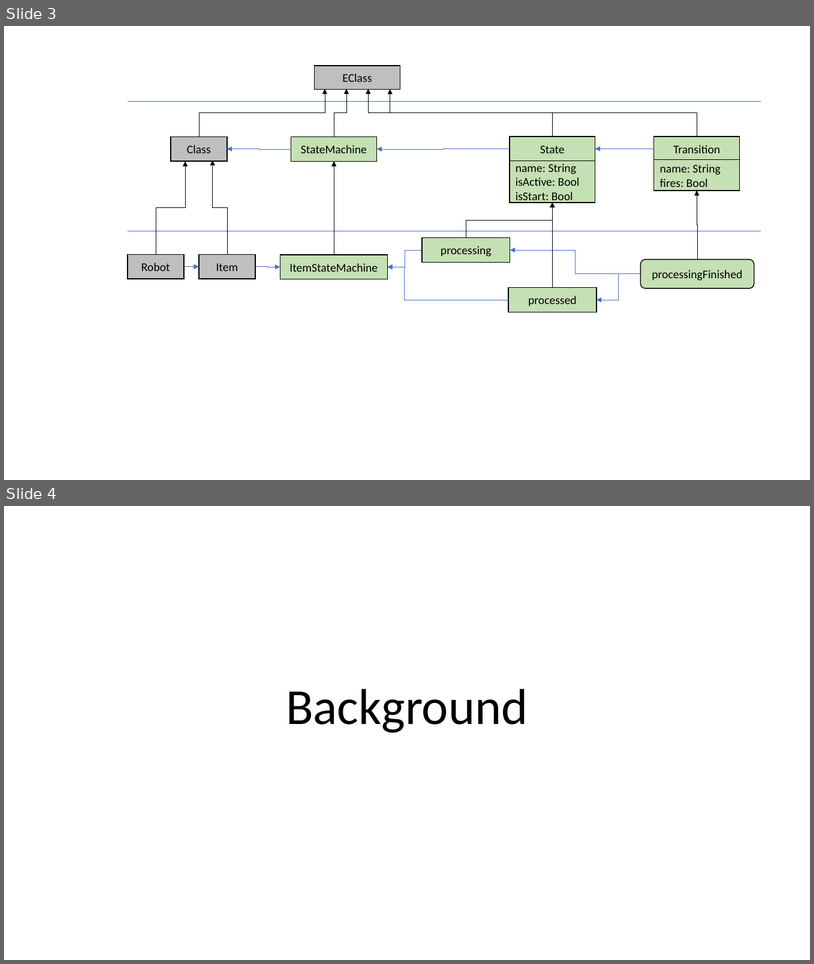
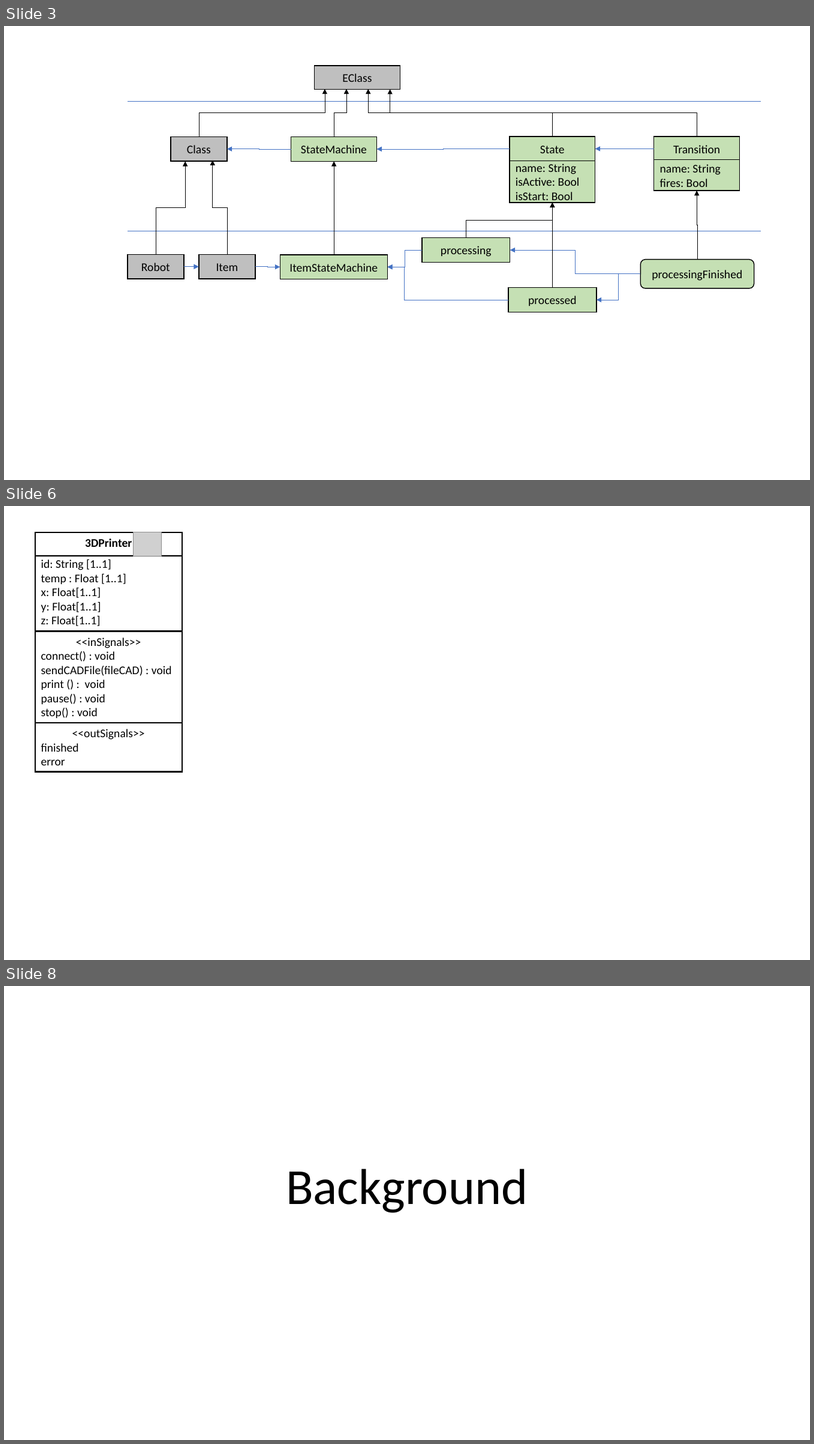
Before and after one commit to cdl-mint/at-journal, a slide deck: figures/2022_AT_Figures.pptx. Shown one above the other, each under a label of ours: slides 3 and 4 before the commit, slides 3, 6 and 8 after it; the slides between them are not shown. The pictures are 814x964 and 814x1444 pixels, drawn with LibreOffice and Linux fonts; fonts in the diff are those of the drawing; grey boxes stand for pictures. Boxes give left, top, right and bottom in pixels: in the first picture for what was removed or moved away, otherwise in the second. Text is boxed around its words. In the diff, an @@ line names an element or a change of style, - is before the commit and + after.

```diff
--- a/figures/2022_AT_Figures.pptx
+++ b/figures/2022_AT_Figures.pptx
@@ slide 6 added at (4,506,810,960), background #FFFFFF @@
@@ group added at (35,532,182,772): 3 rectangles, 1 line, 1 picture @@
+3DPrinter
+id: String [1..1]
+temp : Float [1..1]
+x: Float[1..1]
+y: Float[1..1]
+z: Float[1..1]
+<<outSignals>>
+finished
+error
+<<inSignals>>
+connect() : void
+sendCADFile(fileCAD) : void
+print () : void
+pause() : void
+stop() : void
@@ what was slide 4 is now slide 8 @@
```
Also in this commit, not shown: 3 other slides added.
